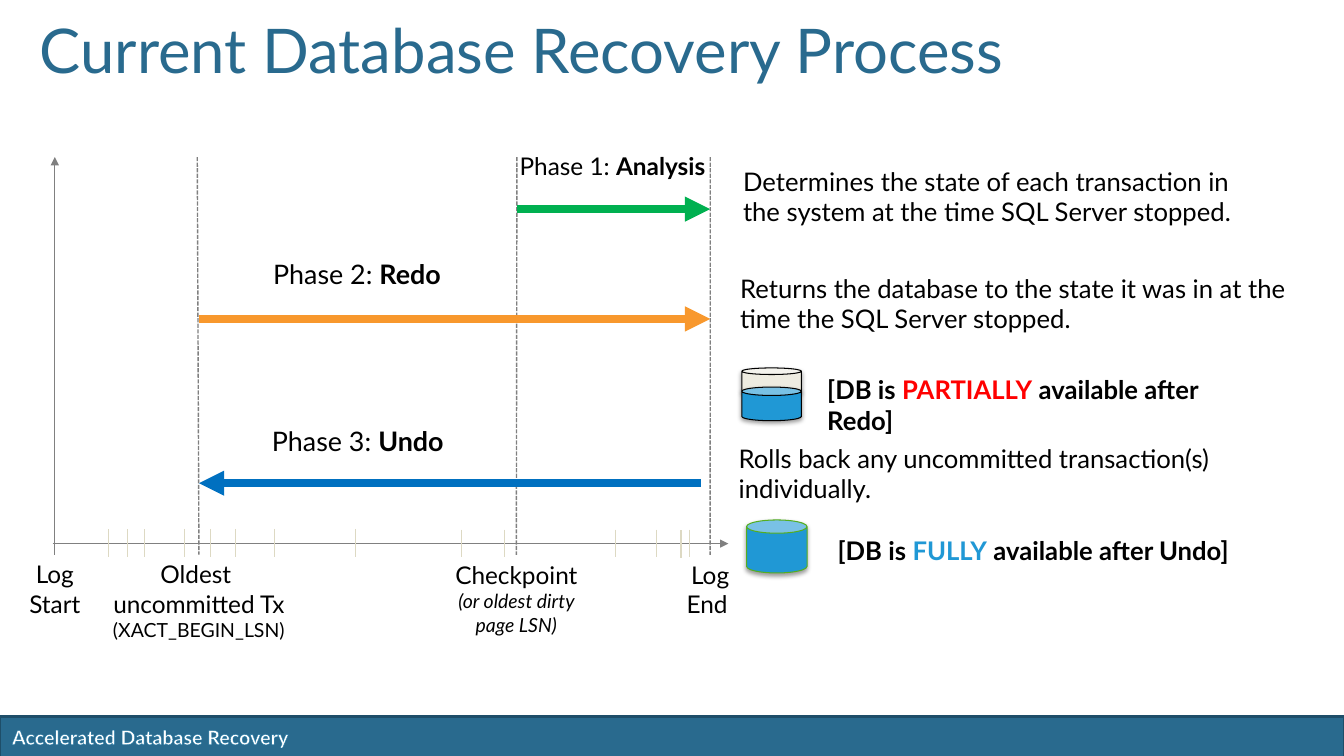
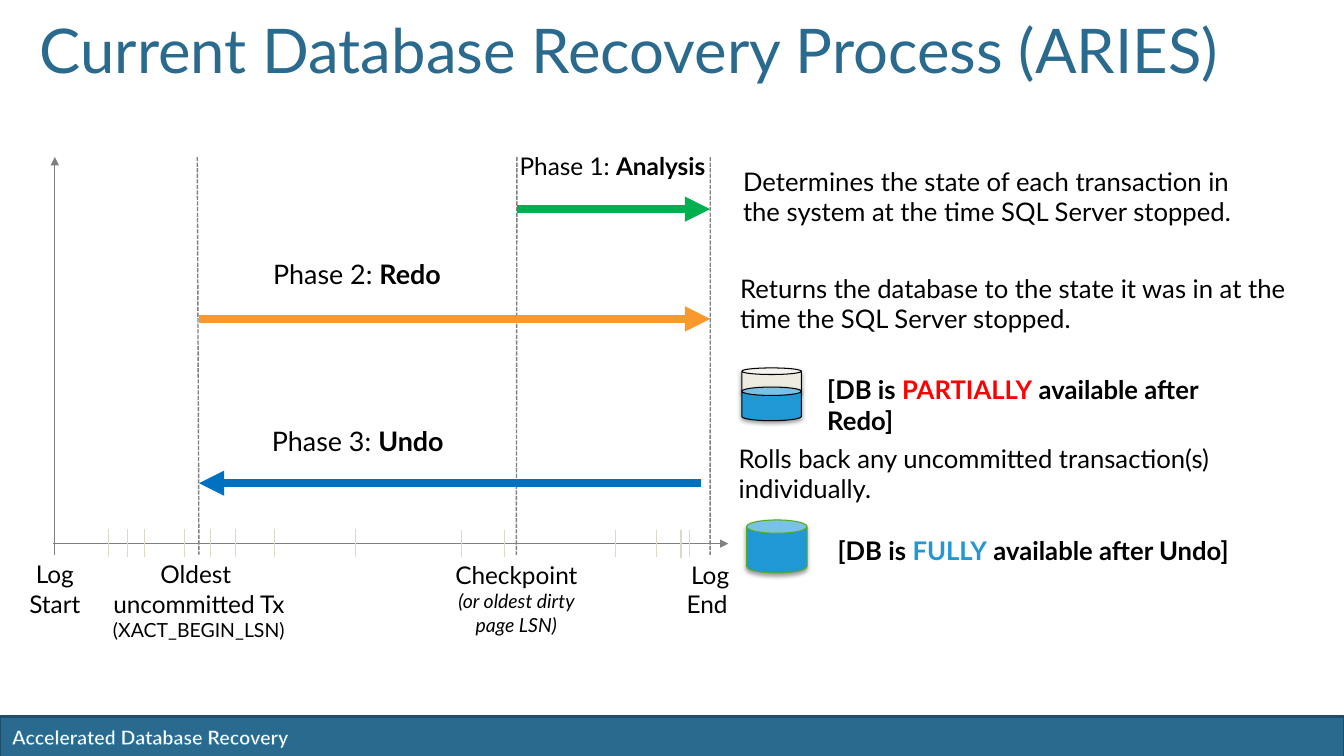
Before and after one commit to SQLMCT/Accelerated_Database_Recovery, a slide deck: slide 6 of JD_Accelerated_Database_Recovery.pptx (slide 7 before the commit). Drawn at 1344x756 pixels with LibreOffice and Linux fonts; fonts in the diff are those of the drawing; background and template pictures are left out. Boxes give left, top, right and bottom in pixels: in the first picture for what was removed or moved away, otherwise in the second. Text is boxed around its words. In the diff, an @@ line names an element or a change of style, - is before the commit and + after.

```diff
--- a/JD_Accelerated_Database_Recovery.pptx
+++ b/JD_Accelerated_Database_Recovery.pptx
@@ title at [40, 25, 1218, 84]: text changed @@
-Current Database Recovery Process
+Current Database Recovery Process (ARIES)
```
Also in this commit, not shown: 5 other slides changed, 1 slide removed.
